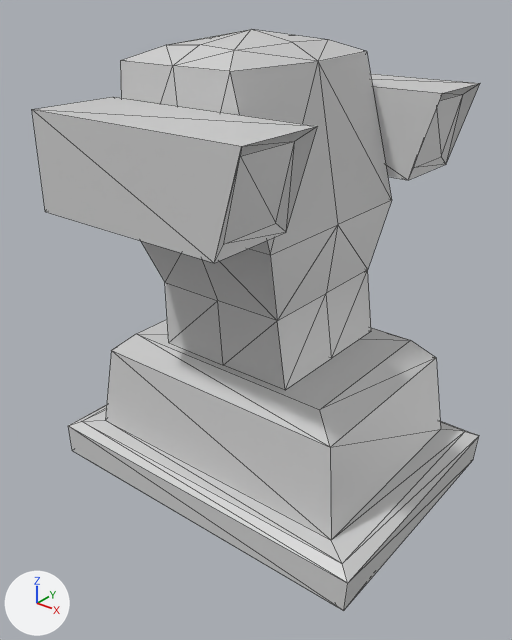
Renders of the COLLADA model models/ver2.dae from each side of a commit.
The view is the same before and after, from a camera (50 mm lens) standing at (2.0, -2.64, 2.52) and looking at (-0.01, -0.13, 0.96). The axes (+X, +Y, +Z) are drawn at lower left. The lights are the same throughout. Mesh edges are drawn as thin lines. Where no turn or scale is listed for an object, it has been applied to the vertices.

Names of what the first picture shows: 'body', 'cannon-left', 'cannon-right', 'treads'.
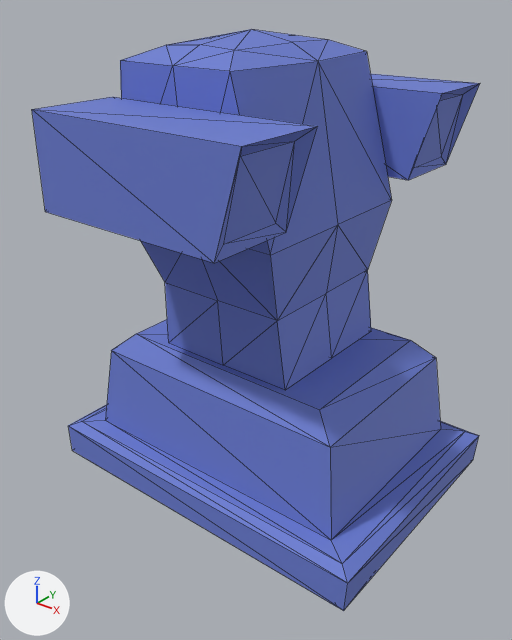
Boxes (x1, y1, x2, y2) around the edits, measured in the pictures (512 x 640 px):
'treads', recoloured (grey to blue)
    both: (68, 319, 479, 611)
'body', recoloured (grey to blue)
    both: (120, 29, 392, 390)
'cannon-right', recoloured (grey to blue)
    both: (32, 97, 318, 263)
'cannon-left', recoloured (grey to blue)
    both: (370, 74, 480, 180)

The change, as a diff of the scene's bpy script:
```diff
--- a/models/ver2.dae.py
+++ b/models/ver2.dae.py
@@ mat_material @@
 mat_material = principled_material('Material')
-mat_material.base_color = (0.64, 0.64, 0.64)  # light grey #d1d1d1
+mat_material.base_color = (0.144, 0.202, 0.64)  # blue #6a7cd1
 mat_material.roughness = 0.44
```
